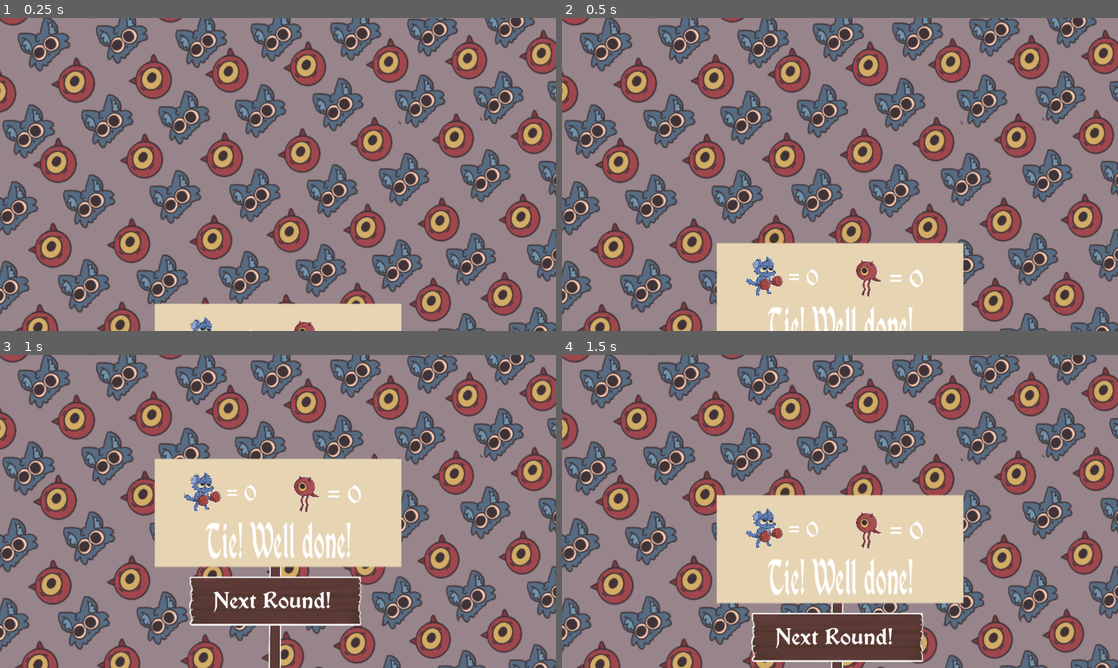
Above: before the commit, frames 1-4 (two rows, left to right).
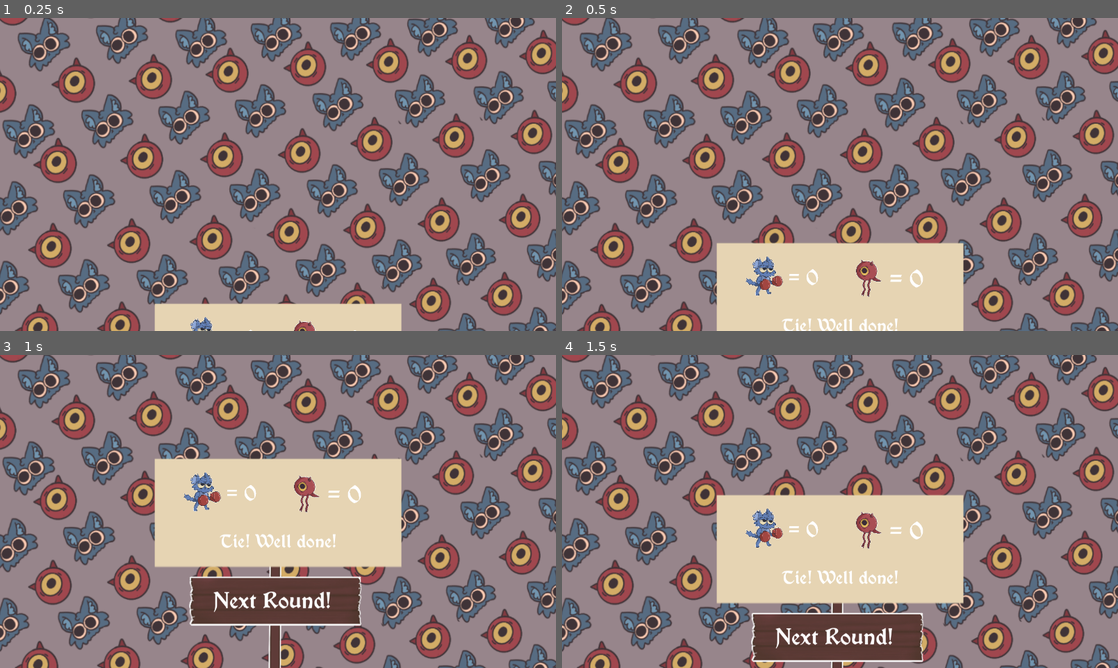
Above: after the commit, the same moments.

Repository: Onizik/Ludum04.24
Game: Godot game, scene res://scenes/resu.tscn
Two runs of this game, one before a commit and one after it. Both use one fixed random seed, a clock stepped at 60 frames per second and the inputs below. This scene is started directly instead of the project's main scene.
Inputs:
- Up to frame 1 (0.25 s): no input
- Up to frame 2 (0.5 s): no input
- Up to frame 3 (1 s): no input
- Up to frame 4 (1.5 s): click "Next Round!" at 1.25 s

Frame 1 is identical in both runs. In frame 2, 0.7% of the frame differs, in the area x 37-63%, y 92-100%; in frame 3, 1.2%, in the area x 37-63%, y 53-66%; in frame 4, 1.2%.

Commit message:
fix some shit

Diff:
--- a/scenes/resu.gd
+++ b/scenes/resu.gd
@@ -4,21 +4,21 @@
 # Called when the node enters the scene tree for the first time.
 func _ready():
 	print("atb")
-
+	$ap.play ("rez")
 	if $"/root/Global".result >0:
 		$fade/stick/info/cat/count.text = "= " + str($"/root/Global".result )
 		$fade/stick/info/bes/count.text = "= 0"
-		$fade/stick/info/result.text = "Cats won this round!"
+		$fade/stick/result.text = "Cats won this round!"
 	elif $"/root/Global".result <0:
 		$fade/stick/info/bes/count.text = "= " + str($"/root/Global".result )
 		$fade/stick/info/cat/count.text = "= 0"
-		$fade/stick/info/result.text = "Demons won this round!"
+		$fade/stick/result.text = "Demons won this round!"
 	elif $"/root/Global".result ==0:
 		$fade/stick/info/bes/count.text = "= 0"
 		$fade/stick/info/cat/count.text = "= 0"
-		$fade/stick/info/result.text = "Tie! Well done!"
+		$fade/stick/result.text = "Tie! Well done!"
 
-		$ap.play ("rez")
+
 
 
 # Called every frame. 'delta' is the elapsed time since the previous frame.
--- a/scenes/resu.tscn
+++ b/scenes/resu.tscn
@@ -78,6 +78,17 @@
 scale = Vector2(0.769231, 0.769231)
 texture = ExtResource("1_prwvp")
 
+[node name="result" type="Label" parent="fade/stick"]
+z_index = 2
+offset_left = -282.0
+offset_top = -106.0
+offset_right = 283.0
+offset_bottom = 8.0
+theme_override_font_sizes/font_size = 40
+text = "!"
+horizontal_alignment = 1
+vertical_alignment = 1
+
 [node name="info" type="Sprite2D" parent="fade/stick"]
 position = Vector2(0.769231, -108.462)
 scale = Vector2(1, 2.16491)
@@ -111,16 +122,6 @@
 theme_override_font_sizes/font_size = 200
 text = "= 2"
 
-[node name="result" type="Label" parent="fade/stick/info"]
-offset_left = -167.0
-offset_top = -5.0
-offset_right = 161.0
-offset_bottom = 56.0
-theme_override_font_sizes/font_size = 50
-text = "Demons won!"
-horizontal_alignment = 1
-vertical_alignment = 1
-
 [node name="button" type="TextureButton" parent="fade/stick"]
 offset_left = -210.769
 offset_top = 18.4615
--- a/scripts/global.gd
+++ b/scripts/global.gd
@@ -11,9 +11,9 @@
 var number = 0
 var sp_butt = 0
 var round = 1
-var win = 4
-var los1 = 1
-var los2 = 3
+var win = 0
+var los1 = 0
+var los2 = 0
 var result = 0
 # Called when the node enters the scene tree for the first time.
 func _ready():
--- a/scripts/main_game.gd
+++ b/scripts/main_game.gd
@@ -33,6 +33,13 @@
 	generate()
 	add_some()
 	$anim_game.play("fog")
+
+	$"/root/Global".sp1 = true
+	$"/root/Global".sp2 = true
+	$"/root/Global".sp3 = true
+	$"/root/Global".sp4 = true
+	$"/root/Global".sp5 = true
+	$"/root/Global".sp6 = true
 
 	$footer_bg/sp_butt1/butt_r.visible = false
 	$footer_bg/sp_butt1/butt_r.disabled = true
@@ -343,5 +350,6 @@
 
 func _on_fadea_animation_finished(anim_name):
 	if anim_name == "fade_in":
+		print("fi")
 		get_tree().change_scene_to_file("res://scenes/resu.tscn")
 	pass # Replace with function body.
